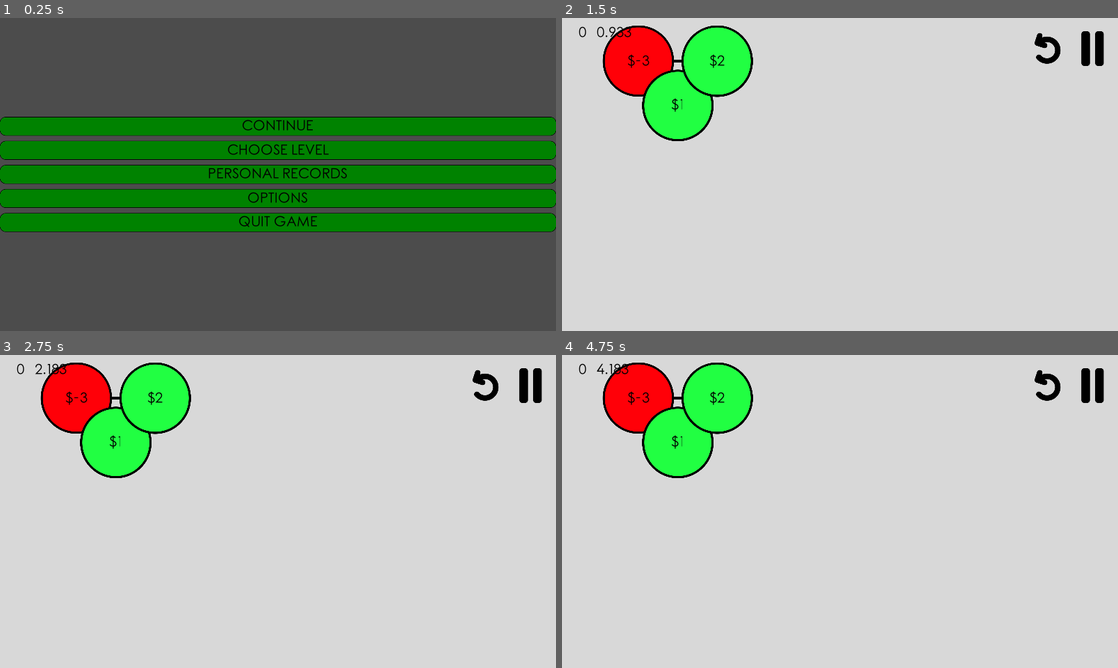
Above: before the commit, frames 1-4 (two rows, left to right).
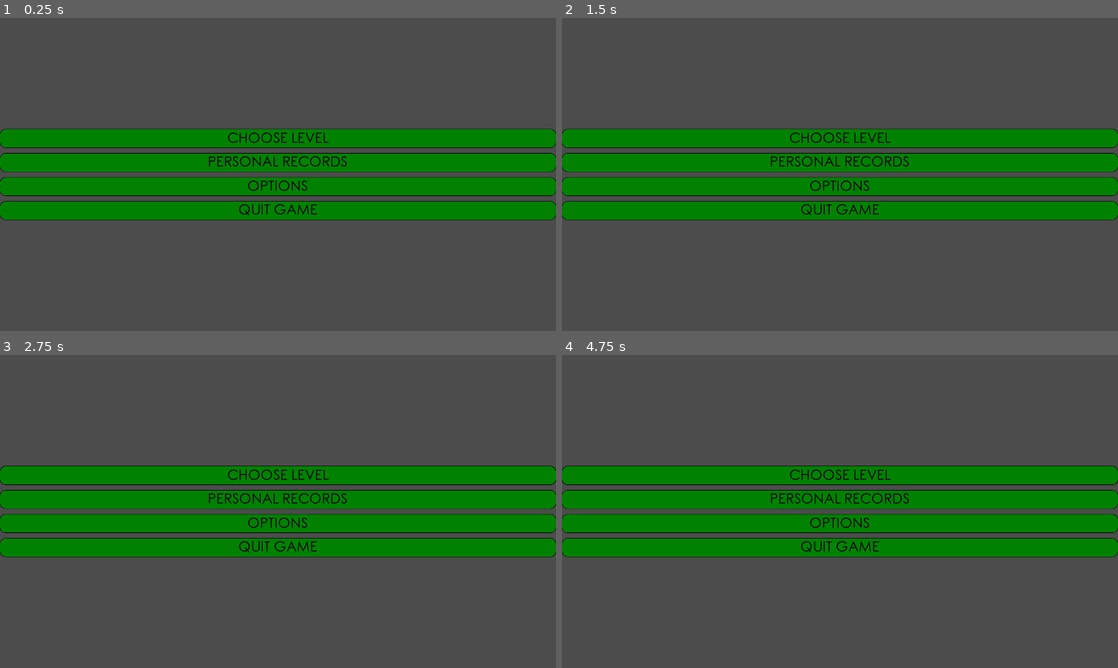
Above: after the commit, the same moments.

Repository: Inglo-Games/dollar-shuffle
Game: Godot game, scene res://scenes/main_menu.tscn
Two runs of this game, one before a commit and one after it. Both use one fixed random seed, a clock stepped at 60 frames per second and the inputs below.
Inputs (mouse positions are in pixels of both pictures, inside the frame that each line leads up to):
- Up to frame 1 (0.25 s): no input
- Up to frame 2 (1.5 s): click (840, 127) at 0.5 s, where only the run before the commit has a clickable "CONTINUE"; click (840, 127) at 1.25 s, where only the run before the commit has a clickable "CONTINUE"
- Up to frame 3 (2.75 s): click "CHOOSE LEVEL" at 2 s
- Up to frame 4 (4.75 s): click "PERSONAL RECORDS" at 2.75 s; click (1045, 386) at 3.52 s; click "CHOOSE LEVEL" at 4.25 s

The runs differ from the first frame. In frame 1, 23% of the frame differs, in the area x 0-100%, y 31-69%; in frame 2, 100%, in the area x 0-100%, y 0-100%; in frame 3, 100%; in frame 4, 100%.
Error after the commit: Attempt to call function 'stack_menu' in base 'null instance' on a null instance. (res://scripts/main_menu.gd:34)

Commit message:
Adding check to display continue button

Diff:
--- a/scripts/main_menu.gd
+++ b/scripts/main_menu.gd
@@ -19,6 +19,9 @@
 	recs_btn.connect("pressed", self, "open_records")
 	opt_btn.connect("pressed", self, "open_options")
 	quit_btn.connect("pressed", self, "quit_game")
+	# Only show continue button if there is a previous game
+	if str(ProjectSettings.get_setting("game/last_played")) == "1":
+		cont_btn.visible = false
 
 # Return to last unsolved puzzle
 func return_level():
